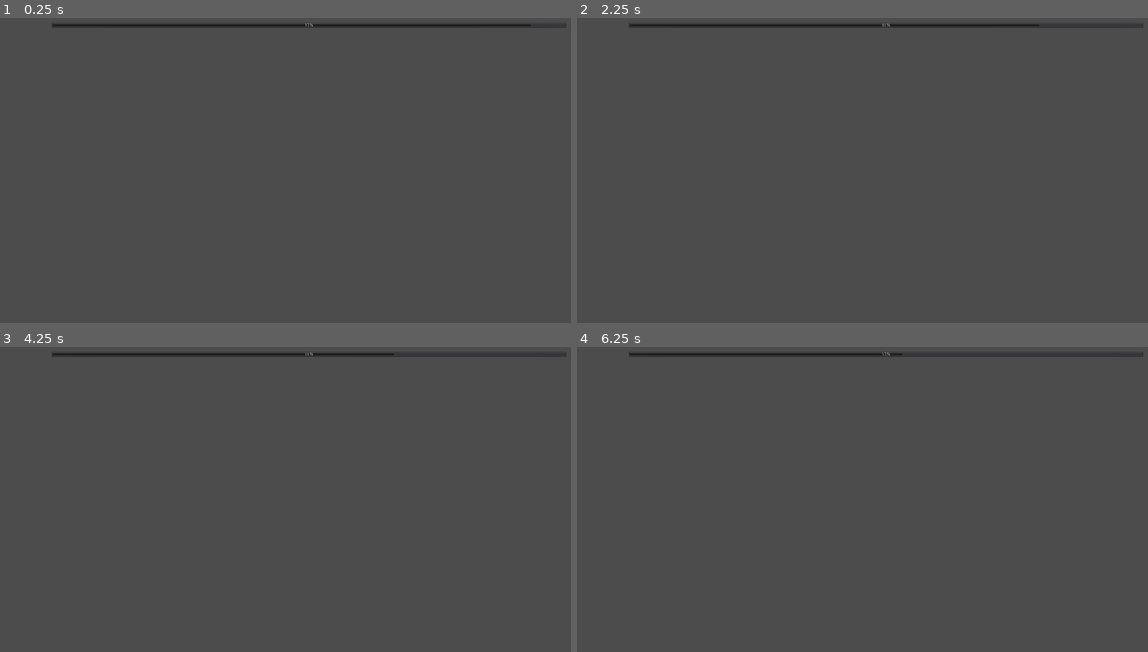
Above: before the commit, frames 1-4 (two rows, left to right).
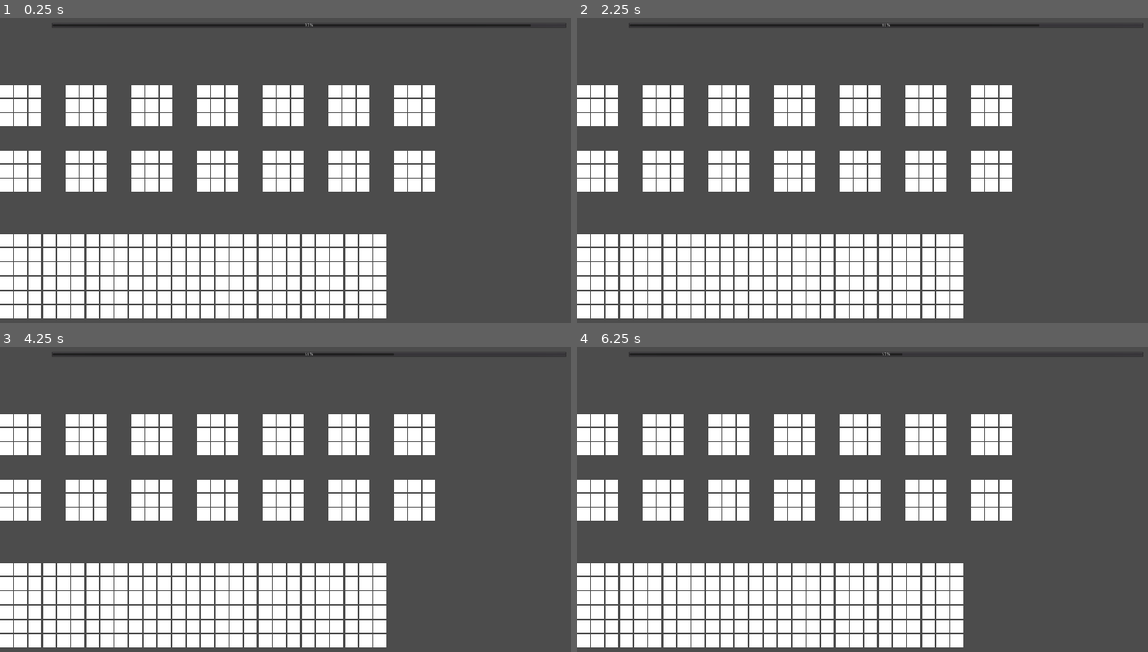
Above: after the commit, the same moments.

Repository: abarichello/gamine
Game: Godot game, scene res://scenes/Main.tscn
Two runs of this game, one before a commit and one after it. Both use one fixed random seed, a clock stepped at 60 frames per second and the inputs below.
Inputs:
- Up to frame 1 (0.25 s): no input
- Up to frame 2 (2.25 s): tap Enter (ui_accept) at 0.5, 0.77, 1.25, 1.52, 2 s; hold Right (ui_right) 0.53-1.28 s; hold Down (ui_down) 1.28-2.03 s; hold Right (ui_right) from 2.03 s (still down)
- Up to frame 3 (4.25 s): tap Enter (ui_accept) at 2.75, 3.02, 3.5, 3.77 s; release Right (ui_right) at 2.78 s; hold Up (ui_up) 2.78-3.53 s; hold Left (ui_left) from 3.53 s (still down)
- Up to frame 4 (6.25 s): tap Enter (ui_accept) at 4.25, 4.52, 6.02 s; release Left (ui_left) at 5.03 s; hold Down (ui_down) 5.03-5.78 s; hold Right (ui_right) from 5.78 s (still down)

The runs differ from the first frame. In frame 1, 27% of the frame differs, in the area x 0-77%, y 22-99%; in frame 2, 27%; in frame 3, 27%; in frame 4, 27%.

Commit message:
Started dynamic layout

Diff:
--- a/game/project.godot
+++ b/game/project.godot
@@ -18,10 +18,8 @@
 
 window/size/width=1920
 window/size/height=1080
-window/size/borderless=true
-window/size/fullscreen=true
-window/size/test_width=1920
-window/size/test_height=1080
+window/size/test_width=1366
+window/size/test_height=768
 window/handheld/orientation="sensor_landscape"
 window/handheld/emulate_touchscreen=true
 window/stretch/mode="2d"
--- a/game/scenes/Bit.tscn
+++ b/game/scenes/Bit.tscn
@@ -8,10 +8,11 @@
 anchor_bottom = 0.0
 margin_right = 40.0
 margin_bottom = 40.0
+rect_min_size = Vector2( 40, 40 )
 rect_pivot_offset = Vector2( 0, 0 )
-rect_clip_content = false
 mouse_filter = 0
 mouse_default_cursor_shape = 0
 size_flags_horizontal = 1
 size_flags_vertical = 1
 color = Color( 1, 1, 1, 1 )
+_sections_unfolded = [ "Anchor", "Focus", "Grow Direction", "Hint", "Margin", "Material", "Mouse", "Pause", "Rect", "Size Flags", "Theme", "Visibility" ]
--- a/game/scenes/Game.tscn
+++ b/game/scenes/Game.tscn
@@ -38,7 +38,33 @@
 use_top_left = false
 _sections_unfolded = [ "Anchor", "Focus", "Grow Direction", "Hint", "Margin", "Material", "Mouse", "Pause", "Rect", "Size Flags", "Theme", "Visibility", "custom_constants" ]
 
-[node name="Text" type="HBoxContainer" parent="1" index="0"]
+[node name="ProgressBar" type="ProgressBar" parent="1" index="0"]
+
+anchor_left = 0.0
+anchor_top = 0.0
+anchor_right = 0.0
+anchor_bottom = 0.0
+margin_left = 160.0
+margin_top = 87.0
+margin_right = 1760.0
+margin_bottom = 103.0
+rect_min_size = Vector2( 1600, 16 )
+rect_pivot_offset = Vector2( 0, 0 )
+mouse_filter = 0
+mouse_default_cursor_shape = 0
+size_flags_horizontal = 2
+size_flags_vertical = 0
+min_value = 0.0
+max_value = 15.0
+step = 1.0
+page = 0.0
+value = 0.0
+exp_edit = false
+rounded = false
+percent_visible = true
+_sections_unfolded = [ "Anchor", "Focus", "Grow Direction", "Hint", "Margin", "Material", "Mouse", "Pause", "Percent", "Rect", "Size Flags", "Theme", "Visibility", "custom_colors", "custom_fonts", "custom_styles" ]
+
+[node name="Text" type="HBoxContainer" parent="1" index="1"]
 
 anchor_left = 0.0
 anchor_top = 0.0
@@ -80,32 +106,6 @@
 override_selected_font_color = false
 _sections_unfolded = [ "Anchor", "BBCode", "Focus", "Grow Direction", "Hint", "Margin", "Material", "Mouse", "Pause", "Rect", "Size Flags", "Theme", "Visibility", "custom_colors", "custom_constants", "custom_fonts", "custom_styles" ]
 
-[node name="ProgressBar" type="ProgressBar" parent="1" index="1"]
-
-anchor_left = 0.0
-anchor_top = 0.0
-anchor_right = 0.0
-anchor_bottom = 0.0
-margin_left = 160.0
-margin_top = 87.0
-margin_right = 1760.0
-margin_bottom = 103.0
-rect_min_size = Vector2( 1600, 16 )
-rect_pivot_offset = Vector2( 0, 0 )
-mouse_filter = 0
-mouse_default_cursor_shape = 0
-size_flags_horizontal = 2
-size_flags_vertical = 0
-min_value = 0.0
-max_value = 15.0
-step = 1.0
-page = 0.0
-value = 0.0
-exp_edit = false
-rounded = false
-percent_visible = true
-_sections_unfolded = [ "Anchor", "Focus", "Grow Direction", "Hint", "Margin", "Material", "Mouse", "Pause", "Percent", "Rect", "Size Flags", "Theme", "Visibility", "custom_colors", "custom_fonts", "custom_styles" ]
-
 [node name="2" type="CenterContainer" parent="." index="2"]
 
 editor/display_folded = true
@@ -174,6 +174,7 @@
 
 [node name="3" type="CenterContainer" parent="." index="3"]
 
+editor/display_folded = true
 anchor_left = 0.0
 anchor_top = 0.0
 anchor_right = 0.0
@@ -191,6 +192,7 @@
 
 [node name="Answers" type="VBoxContainer" parent="3" index="0"]
 
+editor/display_folded = true
 anchor_left = 0.0
 anchor_top = 0.0
 anchor_right = 0.0
--- a/game/scripts/Data.gd
+++ b/game/scripts/Data.gd
@@ -11,11 +11,7 @@
 var level = 0
 var selecting_upper = true
 
-var screensize
-
 func _ready():
-    screensize = get_node("/root").get_viewport().get_visible_rect().size
-
     fill_row(upper_row)
     fill_row(lower_row)
 
--- a/game/scripts/GLOBALS.gd
+++ b/game/scripts/GLOBALS.gd
@@ -1,4 +1,6 @@
 extends Node
+
+var screensize = OS.get_screen_size()
 
 # Columns
 const COLUMNS_ROW = 7
--- a/game/scripts/Game.gd
+++ b/game/scripts/Game.gd
@@ -2,7 +2,12 @@
 
 onready var global = get_node("/root/Main/GLOBALS")
 
-var screensize
+func _ready():
+    var screensize = global.screensize
+    self.rect_size = screensize
+    $"1".rect_size.x = screensize.x
+    $"2".rect_size.x = screensize.x
+    $"3".rect_size.x = screensize.x
 
 func _input(event):
     var Upper = get_node(global.UPPER_SELECT)
--- a/game/scripts/Main.gd
+++ b/game/scripts/Main.gd
@@ -1,9 +1,9 @@
 extends Node
 
-var screensize
+onready var global = get_node("/root/Main/GLOBALS")
 
 func _ready():
-    screensize = get_node("/root").get_viewport().get_visible_rect().size
+    var screensize = global.screensize
     $Title.rect_position.x = screensize.x / 2 - $Title.rect_size.x / 2
     $Title.rect_position.y = screensize.y / 4 - $Title.rect_size.y / 2
 
